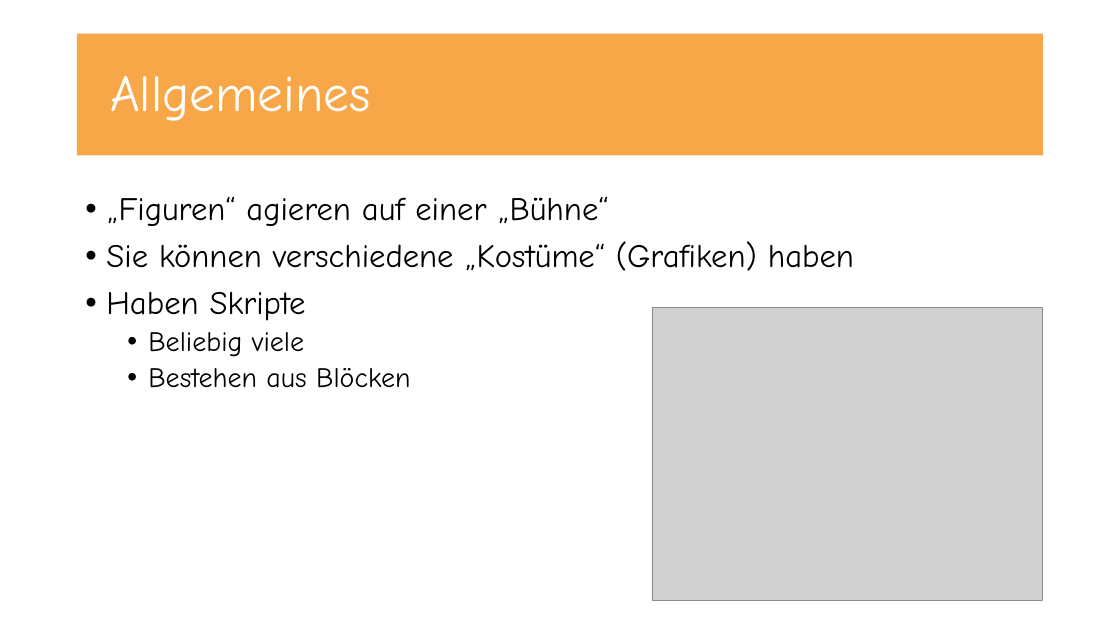
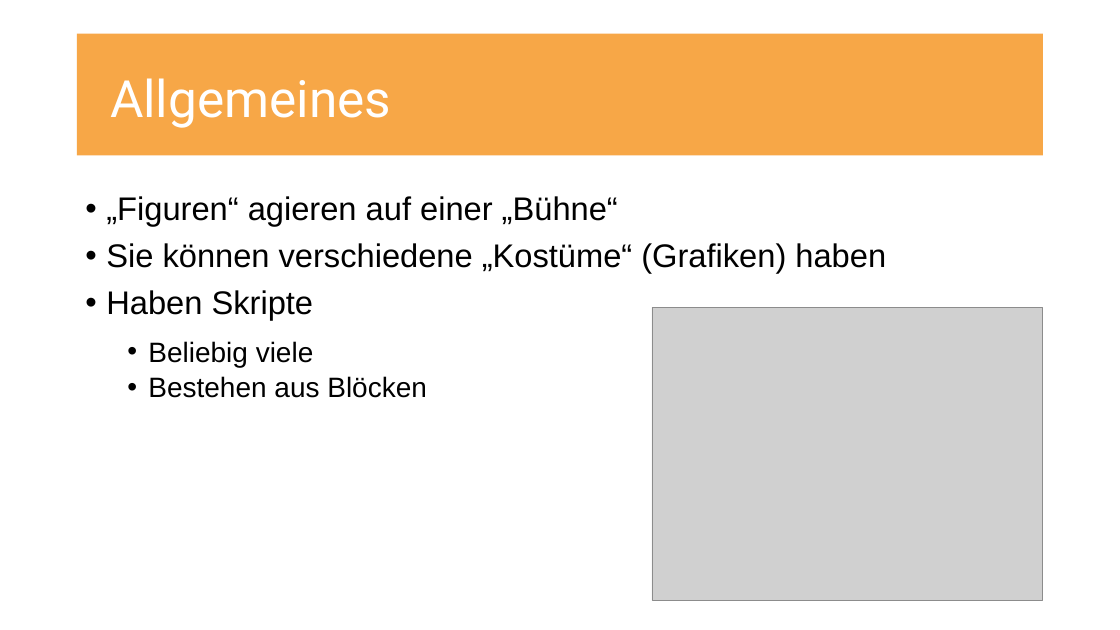
Before and after one commit to UncleBench/PCP-Projekt, a slide deck: slide 3 of Praesentation.pptx. Drawn at 1120x630 pixels with LibreOffice and Linux fonts; fonts in the diff are those of the drawing; grey boxes stand for pictures. Boxes give left, top, right and bottom in pixels: in the first picture for what was removed or moved away, otherwise in the second. Text is boxed around its words. In the diff, an @@ line names an element or a change of style, - is before the commit and + after.

```diff
--- a/Praesentation.pptx
+++ b/Praesentation.pptx
@@ title "Allgemeines" at [77,34,1044,155]: font Comic Neue to Roboto @@
@@ text "„Figuren“ agieren auf einer „Bühne“" at [106,196,886,398]: font Comic Neue to Arial; line spacing 0.9 to 1.2 @@
```
Also in this commit, not shown: 7 other slides changed, 1 other file.
